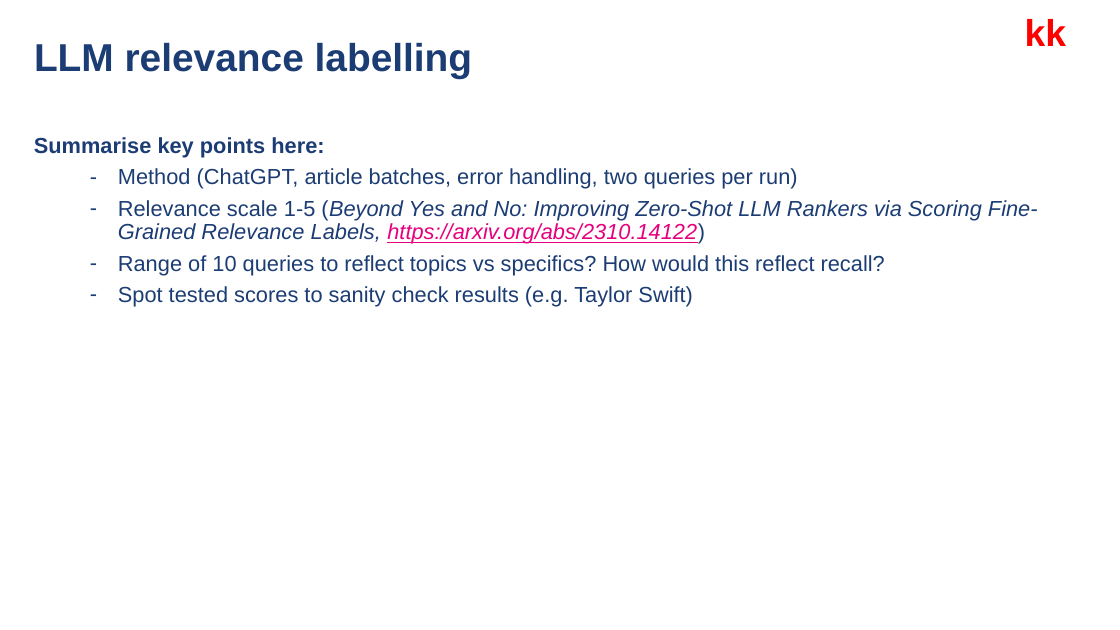
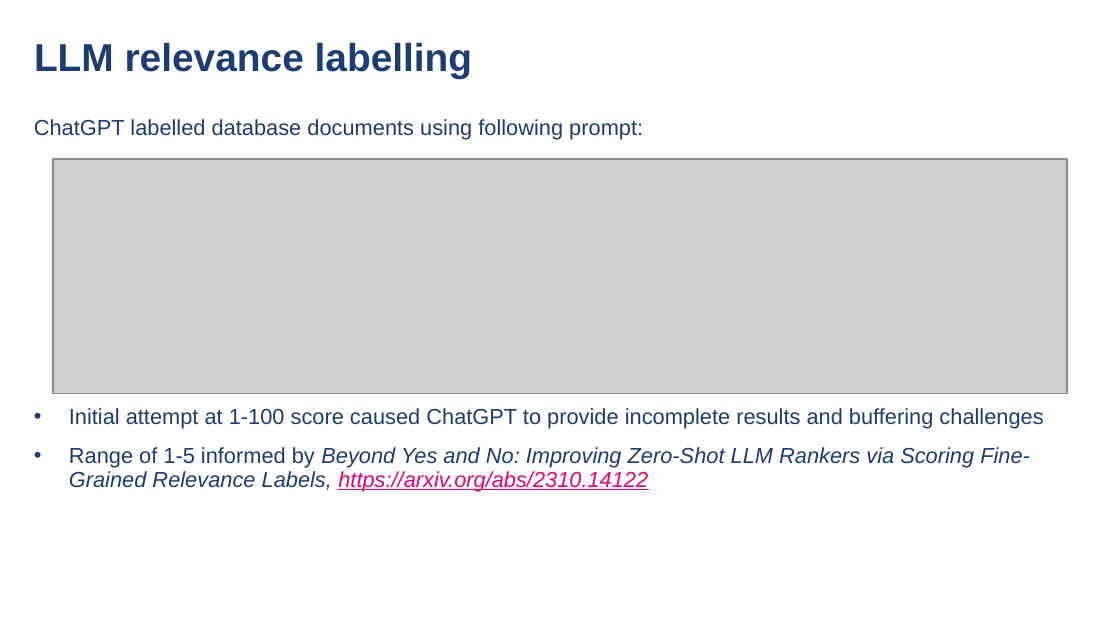
Before and after one commit to Bob-623/Search-Engine, a slide deck: slide 6 of IR GROUP 27.pptx (slide 7 before the commit). Drawn at 1120x630 pixels with LibreOffice and Linux fonts; fonts in the diff are those of the drawing; grey boxes stand for pictures; background and template pictures are left out. Boxes give left, top, right and bottom in pixels: in the first picture for what was removed or moved away, otherwise in the second. Text is boxed around its words. In the diff, an @@ line names an element or a change of style, - is before the commit and + after.

```diff
--- a/IR GROUP 27.pptx
+++ b/IR GROUP 27.pptx
@@ text removed at (1025, 19, 1066, 46) @@
-kk
@@ text at (34, 119, 1043, 492): text changed @@
-Summarise key points here:
-  – Method (ChatGPT, article batches, error handling, two queries per run)
-  – Relevance scale 1-5 (Beyond Yes and No: Improving Zero-Shot LLM Rankers via Scoring Fine-Grained Relevance Labels, https://arxiv.org/abs/2310.14122)
-  – Range of 10 queries to reflect topics vs specifics? How would this reflect recall?
-  – Spot tested scores to sanity check results (e.g. Taylor Swift)
+ChatGPT labelled database documents using following prompt:
+• Initial attempt at 1-100 score caused ChatGPT to provide incomplete results and buffering challenges
+• Range of 1-5 informed by Beyond Yes and No: Improving Zero-Shot LLM Rankers via Scoring Fine-Grained Relevance Labels, https://arxiv.org/abs/2310.14122
@@ picture added at (53, 159, 1066, 393) @@
```
Also in this commit, not shown: 3 other slides changed, 5 slides added, 5 slides removed, 1 other file.
